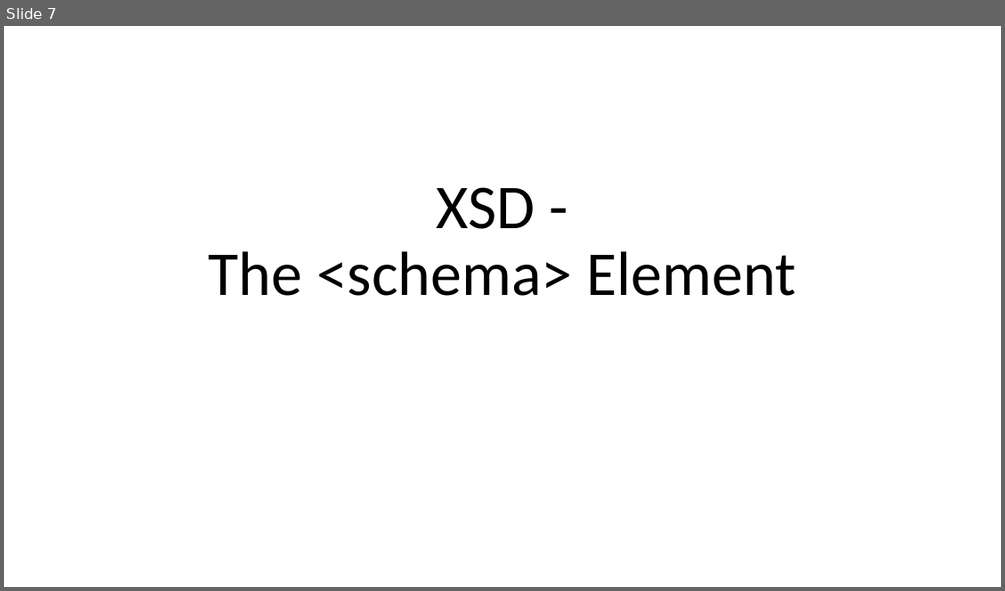
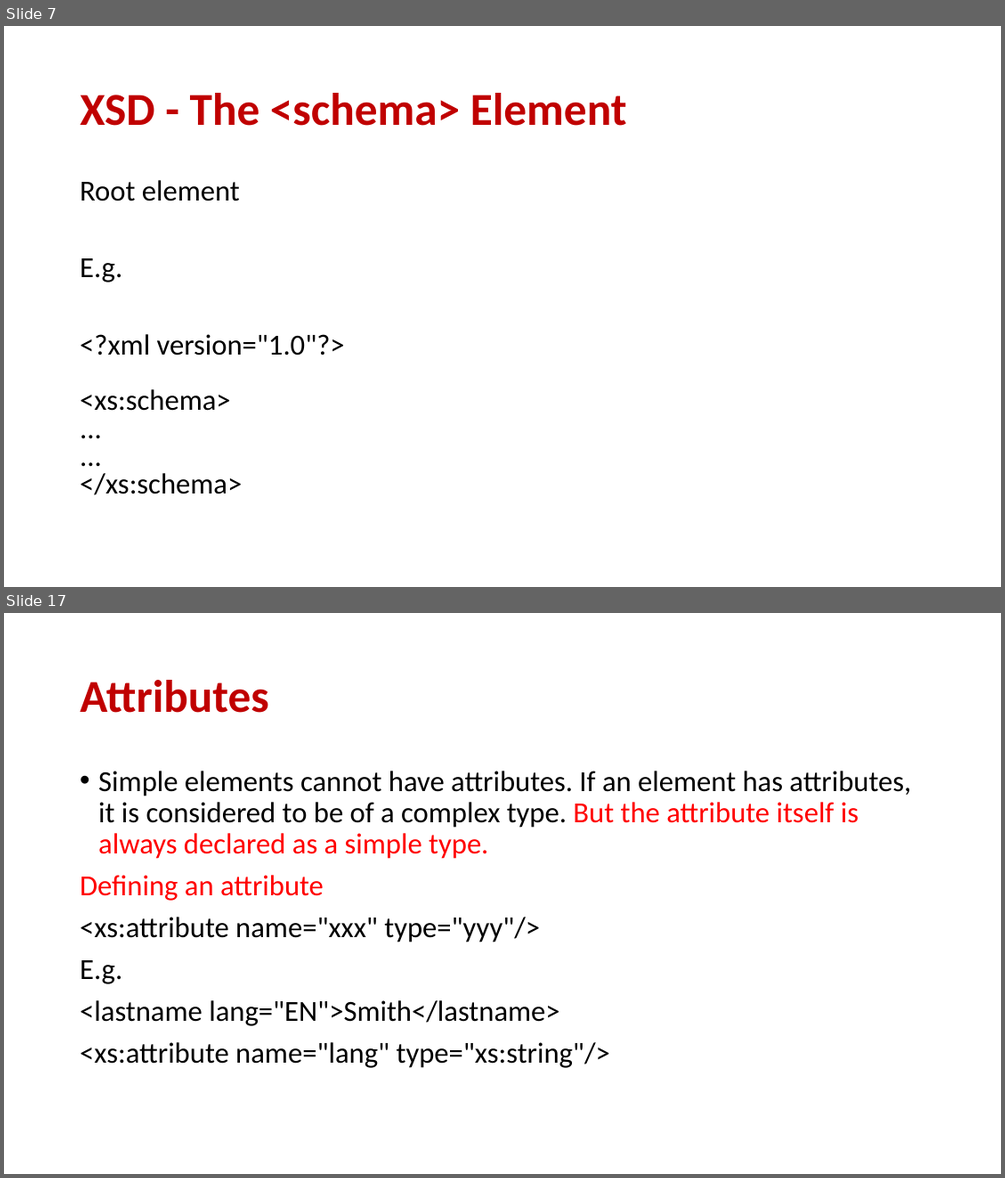
Before and after one commit to donkhan/msc, a slide deck: WebTechnology/XML/Lect_2_XML_Schema.ppt. Shown one above the other, each under a label of ours: slide 7 before the commit, slides 7 and 17 after it; the slides between them are not shown. The pictures are 1005x591 and 1005x1178 pixels, drawn with LibreOffice and Linux fonts; fonts in the diff are those of the drawing. Boxes give left, top, right and bottom in pixels: in the first picture for what was removed or moved away, otherwise in the second. Text is boxed around its words. In the diff, an @@ line names an element or a change of style, - is before the commit and + after.

```diff
--- a/WebTechnology/XML/Lect_2_XML_Schema.ppt
+++ b/WebTechnology/XML/Lect_2_XML_Schema.ppt
@@ slide 17 added at (4,613,1001,1174), background #FFFFFF @@
@@ title added at (80,680,268,713), 44 pt, text #C00000, bold @@
+Attributes
@@ text added at (80,771,911,1068), 28 pt, text #000000 @@
+• Simple elements cannot have attributes. If an element has attributes, it is considered to be of a complex type. But the attribute itself is always declared as a simple type.
+Defining an attribute
+<xs:attribute name="xxx" type="yyy"/>
+E.g.
+<lastname lang="EN">Smith</lastname>
+<xs:attribute name="lang" type="xs:string"/>
@@ slide 7 changed as well @@
@@ title "XSD - The <schema> Element": place and size @@
-title "XSD - The <schema> Element" at (209,187,796,296)
+title "XSD - The <schema> Element" at (80,93,627,126)
@@ title "XSD - The <schema> Element" at (80,93,627,126): size 60 to 44 pt, text colour #000000 to #C00000, bold on; alignment centre to left; vertical alignment bottom to middle @@
@@ text added at (80,180,345,495), 28 pt, text #000000 @@
+Root element
+E.g.
+<?xml version="1.0"?>
+<xs:schema>
+...
+...
+</xs:schema>
```
Also in this commit, not shown: 17 other slides changed, 18 other slides added, 19 slides removed.
